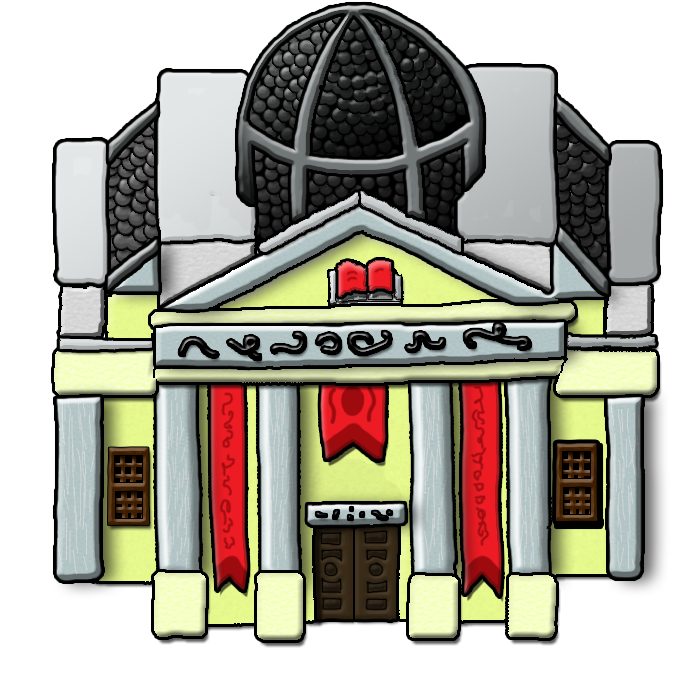
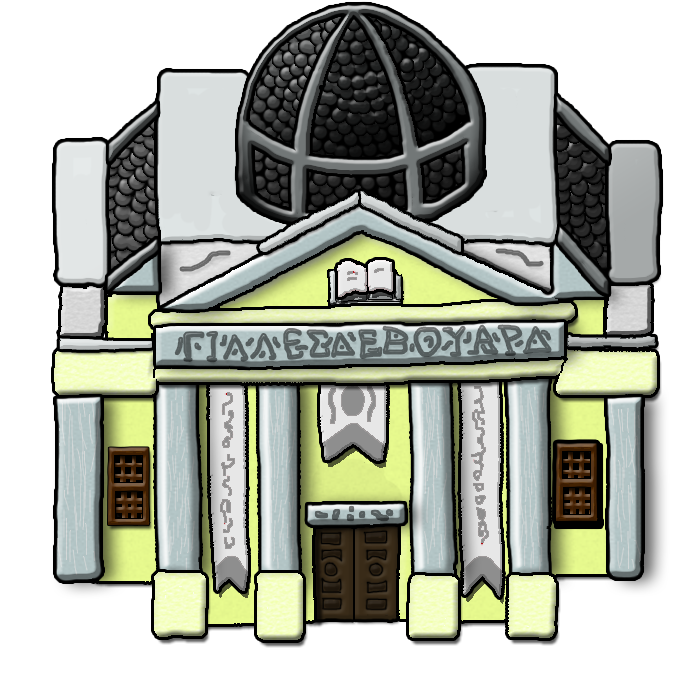
Layers edited between the first and the second 700×700 image:
moved "surfacade" above "charpente", painted on it over [left=57, top=67, right=626, bottom=350]
painted on "charpente" over [left=239, top=167, right=485, bottom=226]
added layer "Calque 3" above "GILLESDEBOUARD" over [left=157, top=67, right=558, bottom=245]
"caractères": opacity 100% → 52%, painted on it over [left=176, top=250, right=550, bottom=520]
painted on "facade moyenne - superieure" over [left=158, top=238, right=551, bottom=306]
painted on "drapeaux" over [left=209, top=260, right=515, bottom=597]
